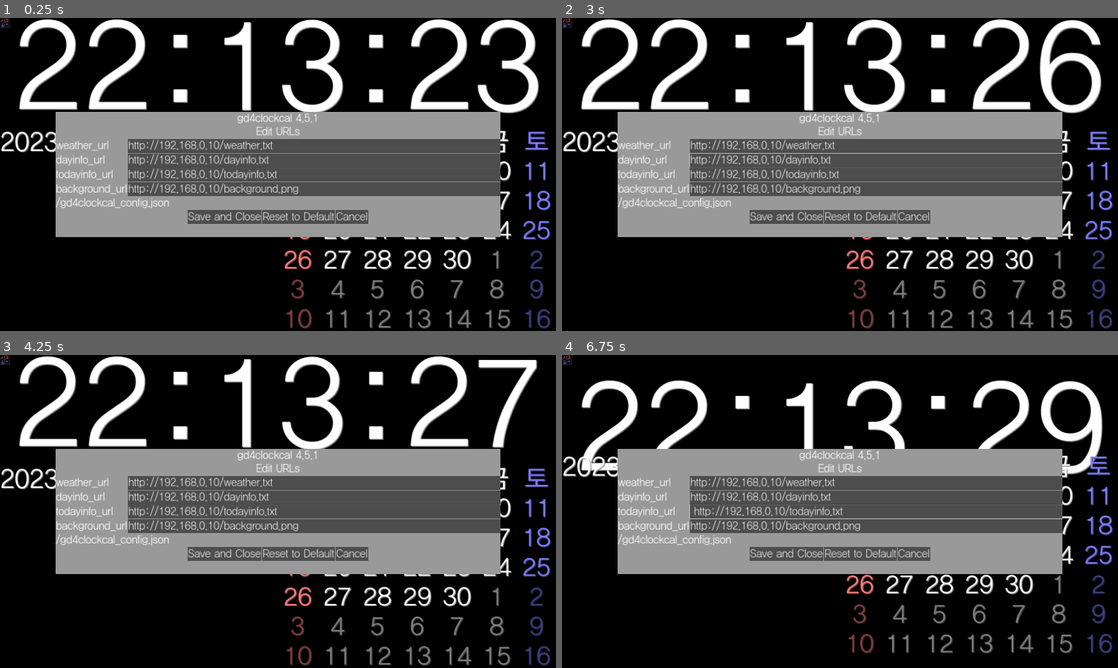
Above: before the commit, frames 1-4 (two rows, left to right).
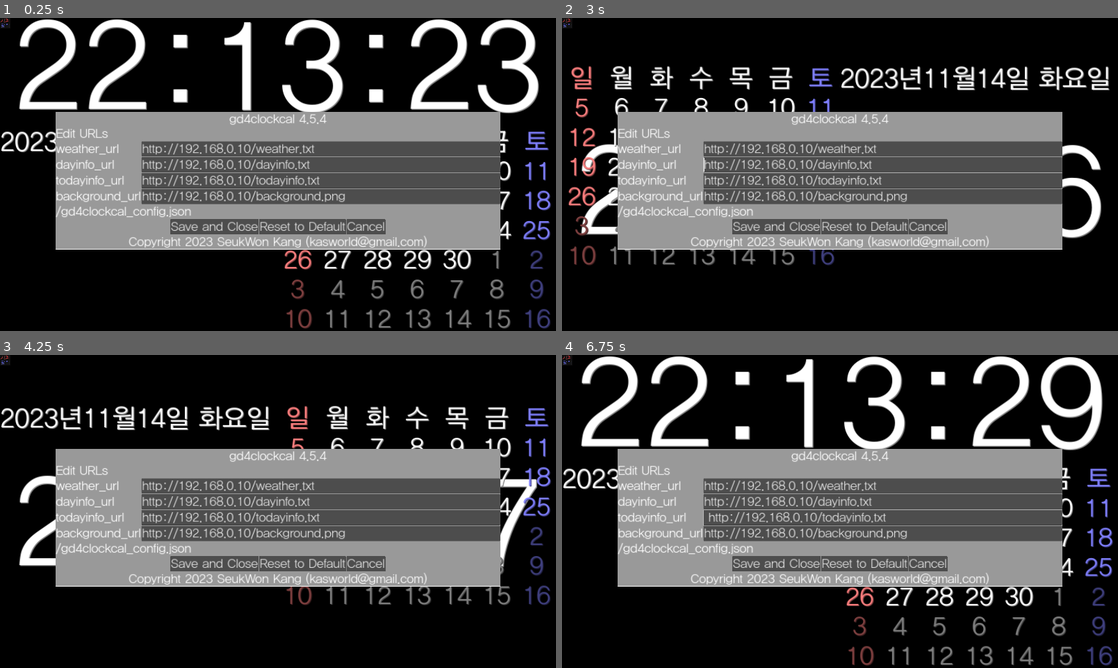
Above: after the commit, the same moments.

Repository: kasworld/gd4clockcal
Game: Godot game, scene res://main.tscn
The game is run twice, just before and just after one commit, with the same random seed, the same clock (stepped at 60 frames per second) and the same inputs.
Inputs (mouse positions are in pixels of both pictures, inside the frame that each line leads up to):
- Up to frame 1 (0.25 s): no input
- Up to frame 2 (3 s): tap Enter at 0.5, 0.6, 1.35, 2.1, 2.85 s; move the mouse to (962, 158) at 0.52 s; hold Up 0.53-1.28 s; click (962, 158) at 0.67 s; tap Space at 0.77, 1.52 s; move the mouse to (728, 190) at 1.27 s; move the mouse to (895, 105) at 2.02 s; hold Up from 2.03 s (still down); move the mouse to (812, 237) at 2.77 s; click (812, 237) at 2.92 s
- Up to frame 3 (4.25 s): tap Space at 3.02, 3.77 s; move the mouse to (444, 558) at 3.52 s; release Up at 3.53 s; tap Enter at 3.6 s
- Up to frame 4 (6.75 s): move the mouse to (673, 464) at 4.27 s; tap Enter every 0.75 s from 4.35 to 6.6 s; tap Space at 4.52, 6.02 s; move the mouse to (867, 511) at 5.02 s; click (867, 511) at 5.17 s; move the mouse to (756, 433) at 5.77 s; hold Up from 5.78 s (still down); move the mouse to (962, 495) at 6.52 s

The runs differ from the first frame. In frame 1, 12% of the frame differs, in the area x 10-90%, y 30-74%; in frame 2, 27%, in the area x 0-100%, y 0-100%; in frame 3, 26%; in frame 4, 27%.
Error in both runs: Attempt to call function 'store_line' in base 'null instance' on a null instance. (res://config.gd:29)

Commit message:
update panel option

Diff:
--- a/config.gd
+++ b/config.gd
@@ -10,7 +10,7 @@
 	]
 
 var config = {
-	version_key : "gd4clockcal 4.5.1",
+	version_key : "gd4clockcal 4.5.4",
 	"weather_url" : "http://192.168.0.10/weather.txt",
 	"dayinfo_url" : "http://192.168.0.10/dayinfo.txt",
 	"todayinfo_url" : "http://192.168.0.10/todayinfo.txt",
--- a/main.gd
+++ b/main.gd
@@ -14,7 +14,7 @@
 	infopos = [Vector2(0, vp_rect.size.y*0.35 ), Vector2(vp_rect.size.x/2, 0)]
 
 	var co = Global.colors.paneloption
-	var optrect = Rect2( vp_rect.size.x * 0.1 ,vp_rect.size.y * 0.3 , vp_rect.size.x * 0.8 , vp_rect.size.y * 0.4   )
+	var optrect = Rect2( vp_rect.size.x * 0.1 ,vp_rect.size.y * 0.3 , vp_rect.size.x * 0.8 , vp_rect.size.y * 0.4 )
 	$PanelOption.init( optrect, co, Global.make_shadow_color(co))
 	$PanelOption.config_changed.connect(config_changed)
 	init_request_dict()
--- a/panel_option/panel_option.gd
+++ b/panel_option/panel_option.gd
@@ -8,7 +8,7 @@
 func init( rt :Rect2, co1 :Color, co2 :Color)->void:
 	size = rt.size
 	position = rt.position
-	theme.default_font_size = rt.size.y / 12
+	theme.default_font_size = rt.size.y / 10
 
 	cfg = Config.new()
 	var msg = ""
--- a/panel_option/panel_option.tscn
+++ b/panel_option/panel_option.tscn
@@ -33,7 +33,6 @@
 
 [node name="Label" type="Label" parent="VBoxContainer"]
 layout_mode = 2
-size_flags_horizontal = 4
 text = "Edit URLs"
 
 [node name="GridContainer" type="GridContainer" parent="VBoxContainer"]
@@ -70,6 +69,12 @@
 focus_previous = NodePath("../ButtonOK")
 text = "Cancel"
 
+[node name="LabelCopyright" type="Label" parent="VBoxContainer"]
+layout_mode = 2
+text = "Copyright 2023 SeukWon Kang (kasworld@gmail.com)"
+horizontal_alignment = 1
+vertical_alignment = 2
+
 [connection signal="pressed" from="VBoxContainer/HBoxContainer/ButtonOK" to="." method="_on_button_ok_pressed"]
 [connection signal="pressed" from="VBoxContainer/HBoxContainer/ButtonReset" to="." method="_on_button_reset_pressed"]
 [connection signal="pressed" from="VBoxContainer/HBoxContainer/ButtonCancel" to="." method="_on_button_cancel_pressed"]
Not shown, changed: export_presets.cfg
